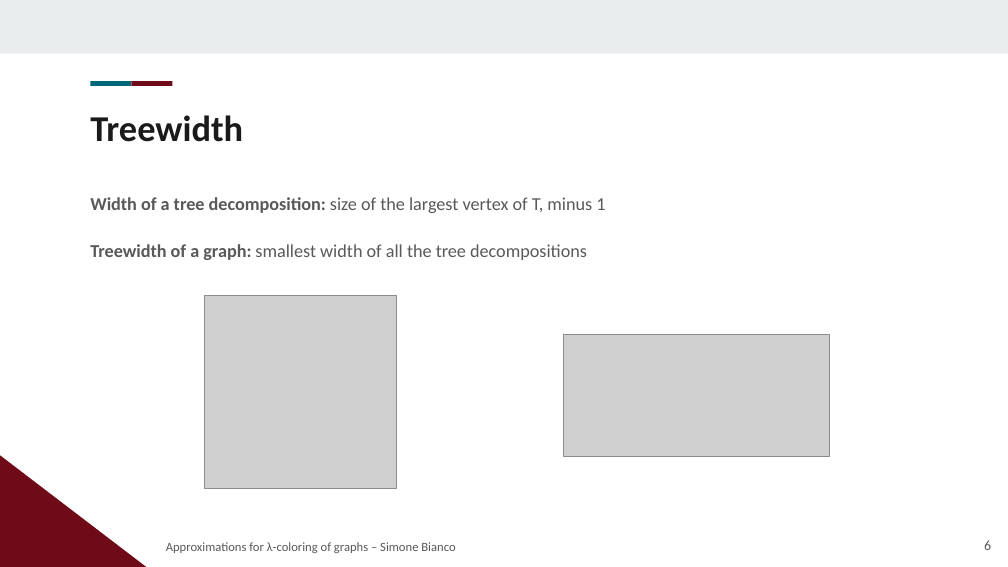
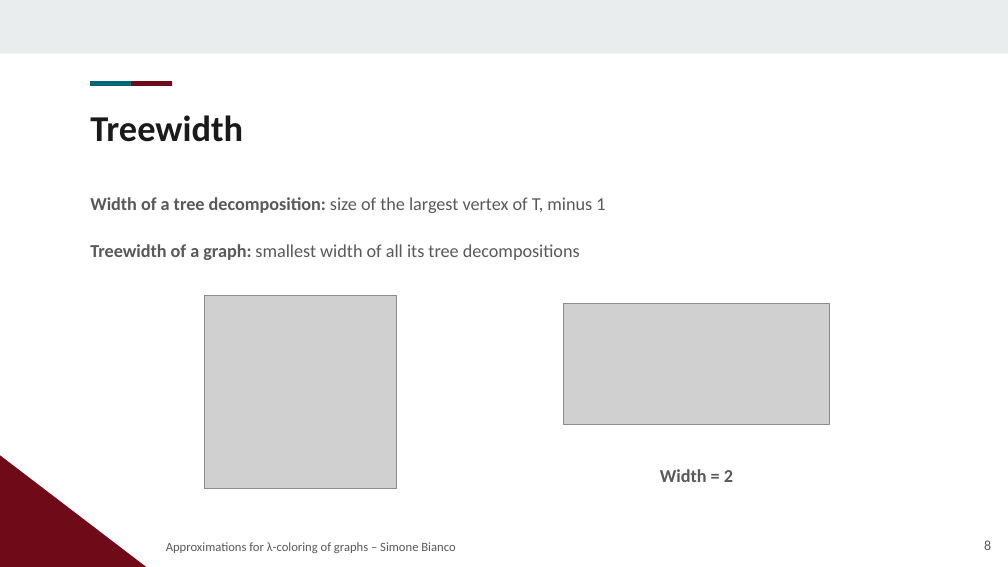
Before and after one commit to Exyss/university-notes, a slide deck: slide 8 of Presentations/Lambda Coloring/slides.odp (slide 6 before the commit). Drawn at 1008x567 pixels with LibreOffice and Linux fonts; fonts in the diff are those of the drawing; grey boxes stand for pictures; background and template pictures are left out. Boxes give left, top, right and bottom in pixels: in the first picture for what was removed or moved away, otherwise in the second. Text is boxed around its words. In the diff, an @@ line names an element or a change of style, - is before the commit and + after.

```diff
--- a/Presentations/Lambda Coloring/slides.odp
+++ b/Presentations/Lambda Coloring/slides.odp
@@ text at box(90, 244, 580, 260): text changed @@
-Treewidth of a graph: smallest width of all the tree decompositions
+Treewidth of a graph: smallest width of all its tree decompositions
@@ picture: place and size @@
-picture at box(563, 335, 830, 456)
+picture at box(563, 303, 830, 424)
@@ text added at box(660, 469, 733, 482), 13 pt, text #595959, bold @@
+Width = 2
@@ page number at box(984, 540, 991, 550): text changed @@
-6
+8
```
Also in this commit, not shown: 37 other slides changed, 26 slides added, 15 other files.
